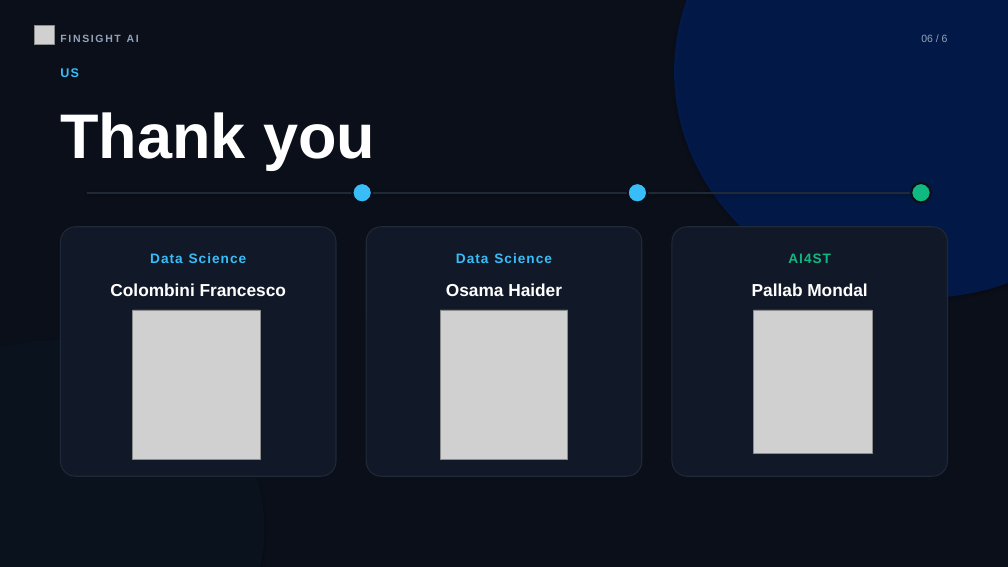
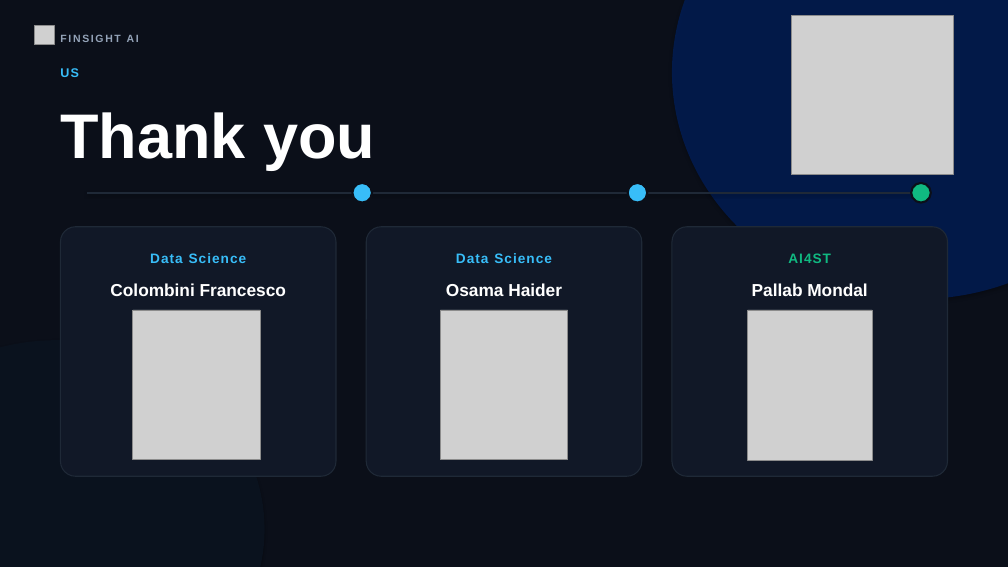
Before and after one commit to FRA-0023/ai2b-loop-troops, a slide deck: slide 7 of presentation/FinSight_AI_Pitch_Deck_Enterprise.pptx. Drawn at 1008x567 pixels with LibreOffice and Linux fonts; fonts in the diff are those of the drawing; grey boxes stand for pictures. Boxes give left, top, right and bottom in pixels: in the first picture for what was removed or moved away, otherwise in the second. Text is boxed around its words. In the diff, an @@ line names an element or a change of style, - is before the commit and + after.

```diff
--- a/presentation/FinSight_AI_Pitch_Deck_Enterprise.pptx
+++ b/presentation/FinSight_AI_Pitch_Deck_Enterprise.pptx
@@ picture added at box(791, 16, 954, 175) @@
@@ text removed at box(921, 35, 948, 42) @@
-06 / 6
@@ picture: place and size @@
-picture at box(754, 310, 873, 453)
+picture at box(748, 310, 873, 461)
```
Also in this commit, not shown: 3 other slides changed.
